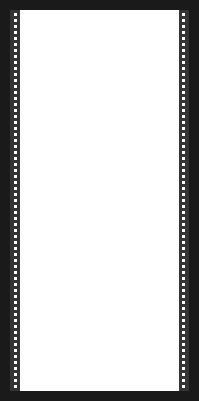
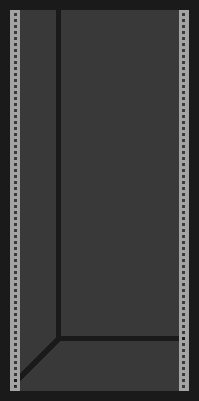
Layered file, before and after one edit (199px x 401px). Changes by layer:
painted on "Rack" over 10, 10, 189, 391
added layer "Background" over 10, 10, 189, 391
